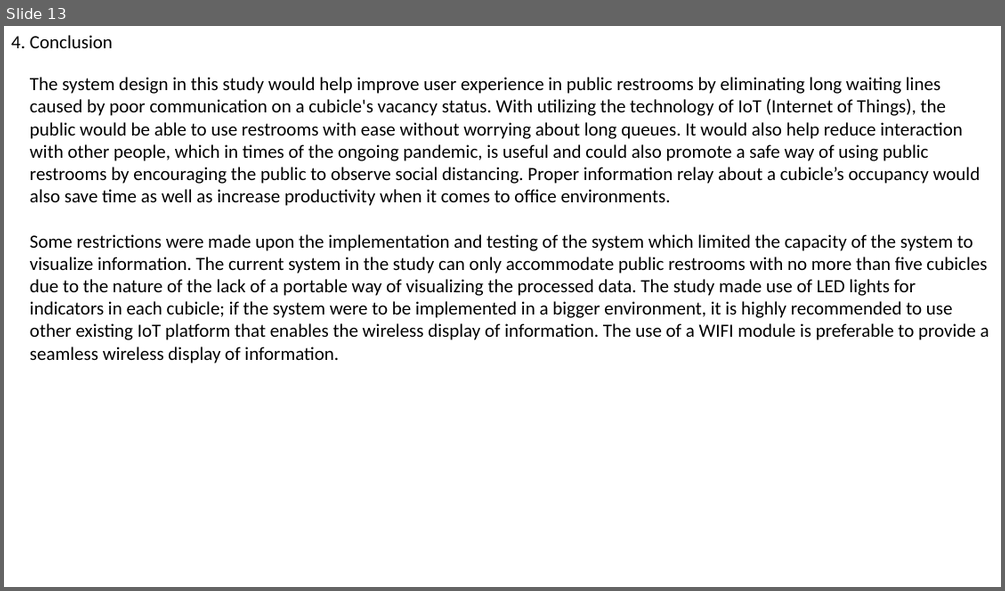
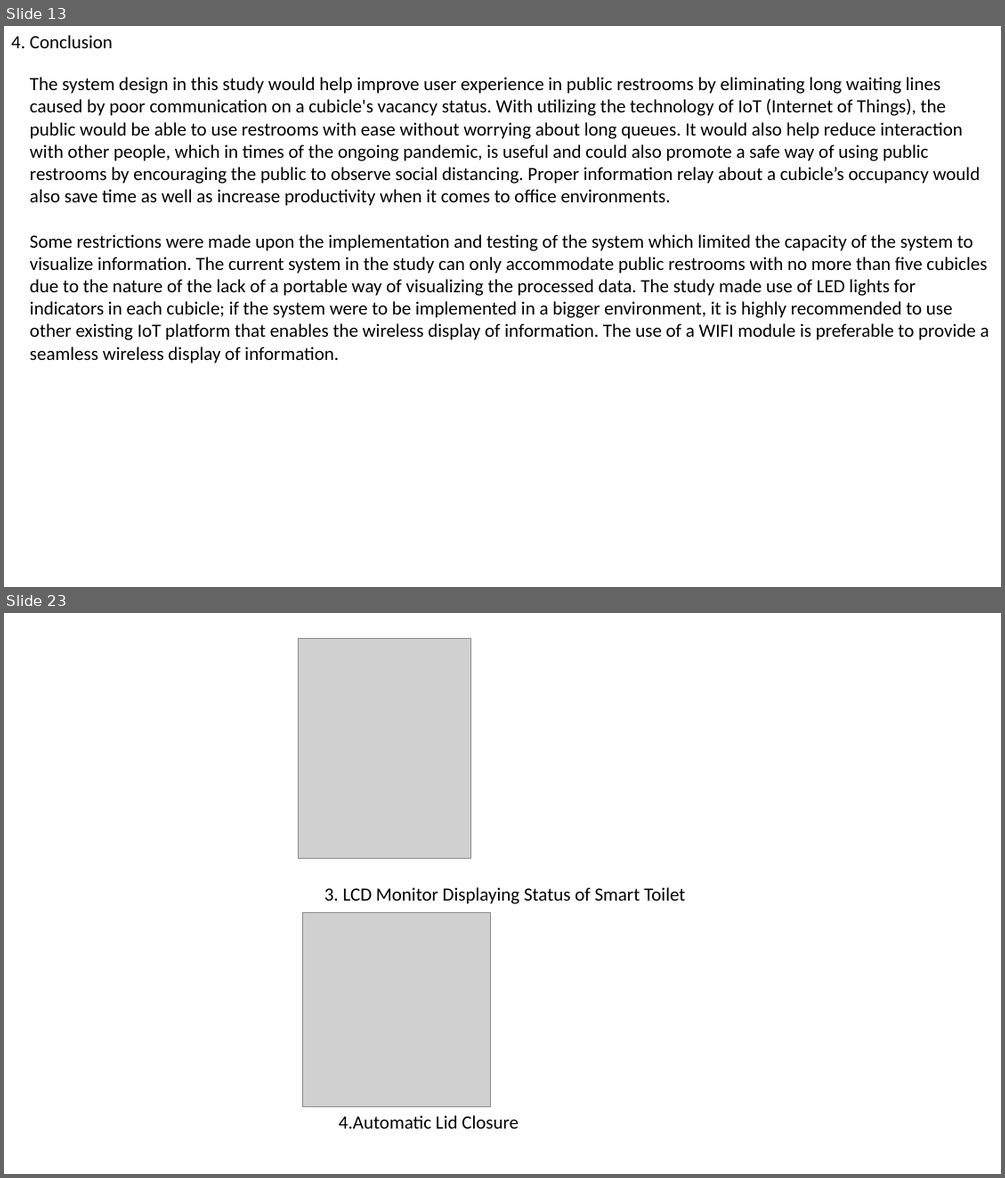
Before and after one commit to Mj454545/Mohanraj_NMIDau112421106022, a slide deck: Smart restroom.pptx. Shown one above the other, each under a label of ours: slide 13 before the commit, slides 13 and 23 after it; the slides between them are not shown. The pictures are 1005x591 and 1005x1178 pixels, drawn with LibreOffice and Linux fonts; fonts in the diff are those of the drawing; grey boxes stand for pictures. Boxes give left, top, right and bottom in pixels: in the first picture for what was removed or moved away, otherwise in the second. Text is boxed around its words. In the diff, an @@ line names an element or a change of style, - is before the commit and + after.

```diff
--- a/Smart restroom.pptx
+++ b/Smart restroom.pptx
@@ slide 23 added at box(4, 613, 1001, 1174), background #FFFFFF @@
@@ picture added at box(298, 638, 470, 859) @@
@@ text added at box(324, 887, 685, 904), 18 pt, text #000000 @@
+3. LCD Monitor Displaying Status of Smart Toilet
@@ picture added at box(302, 913, 491, 1107) @@
@@ text added at box(339, 1115, 518, 1128), 18 pt, text #000000 @@
+4.Automatic Lid Closure
```
Also in this commit, not shown: 10 other slides added.
